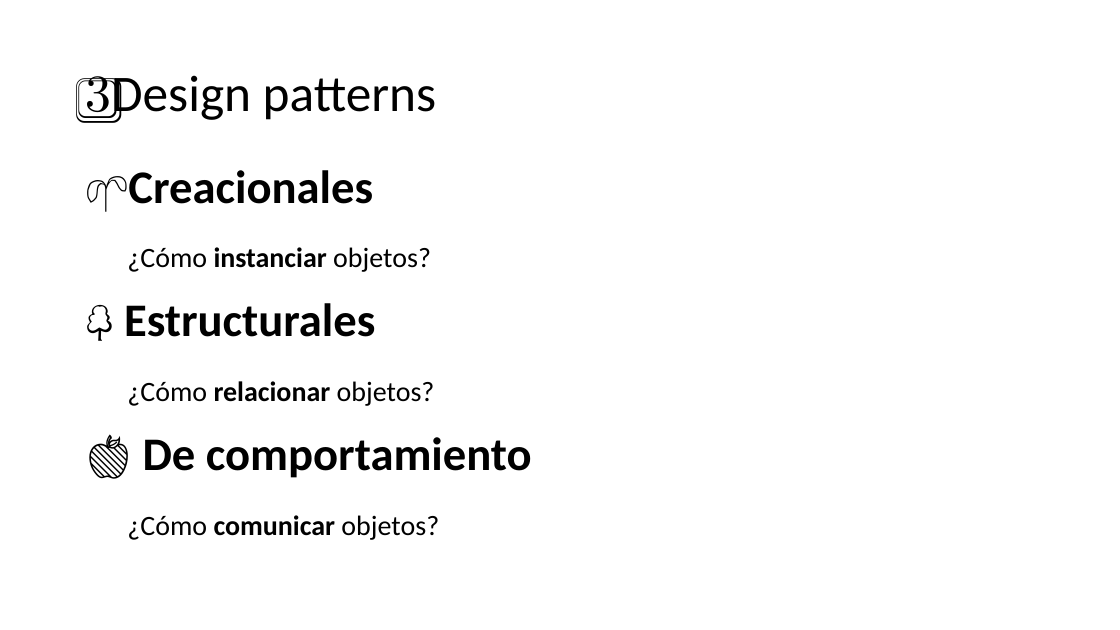
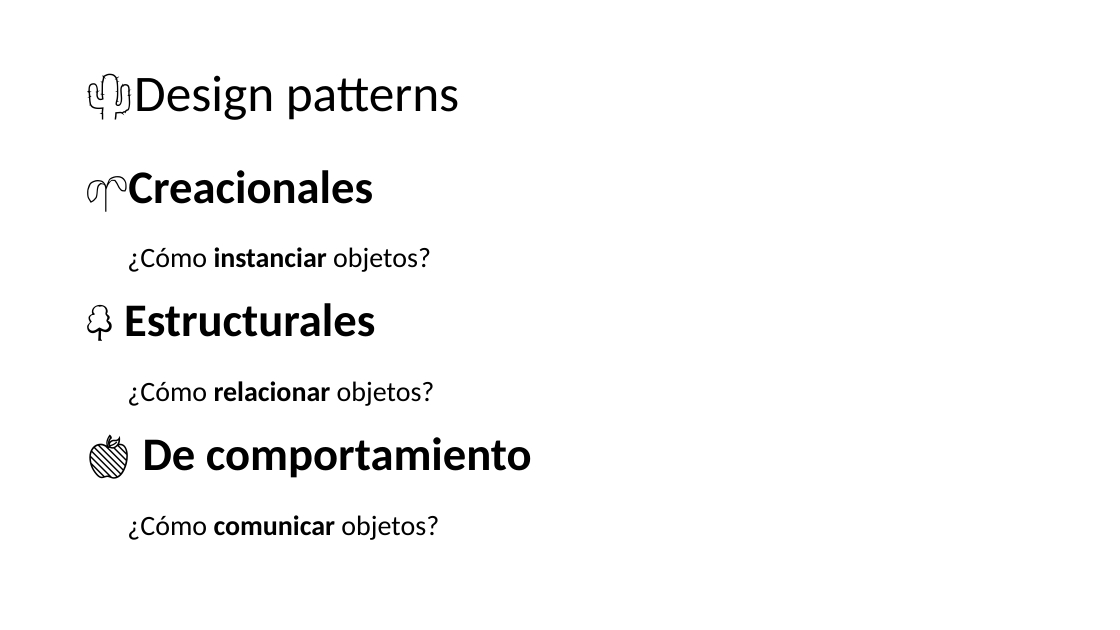
Before and after one commit to AlbertoBasalo/principles-and-patterns, a slide deck: slide 16 of docs/principles-and-practices.pptx (slide 17 before the commit). Drawn at 1120x630 pixels with LibreOffice and Linux fonts; fonts in the diff are those of the drawing. Boxes give left, top, right and bottom in pixels: in the first picture for what was removed or moved away, otherwise in the second. Text is boxed around its words. In the diff, an @@ line names an element or a change of style, - is before the commit and + after.

```diff
--- a/docs/principles-and-practices.pptx
+++ b/docs/principles-and-practices.pptx
@@ title at [85, 73, 459, 120]: text changed @@
-3️⃣Design patterns
+🌵Design patterns
```
Also in this commit, not shown: 13 other slides changed, 1 slide removed, 1 other file.
